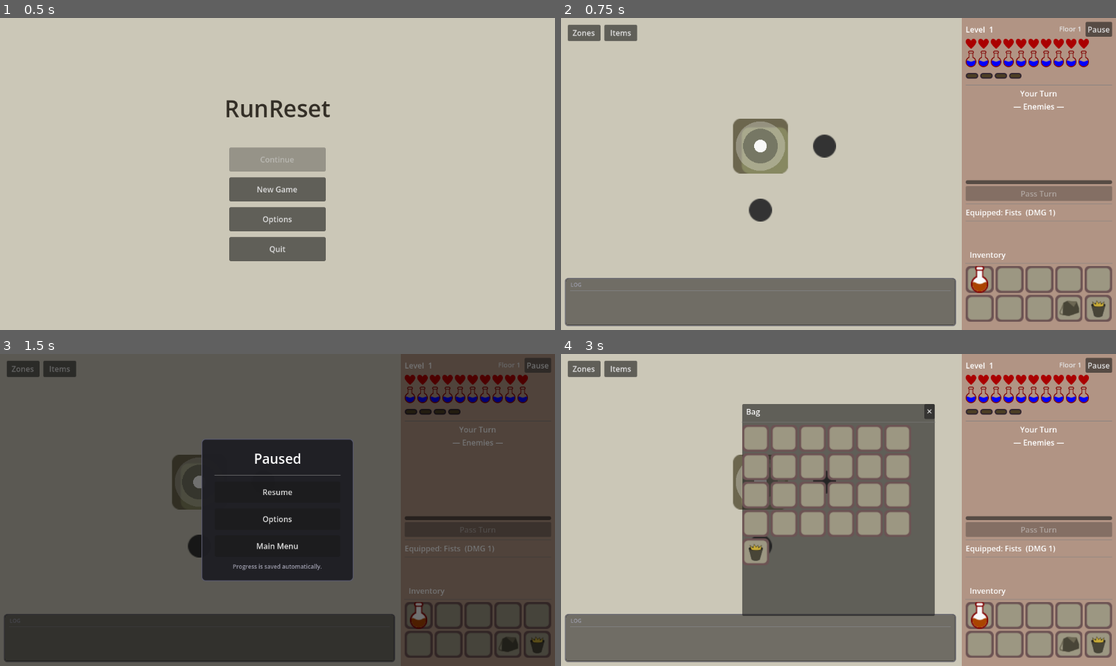
Above: before the commit, frames 1-4 (two rows, left to right).
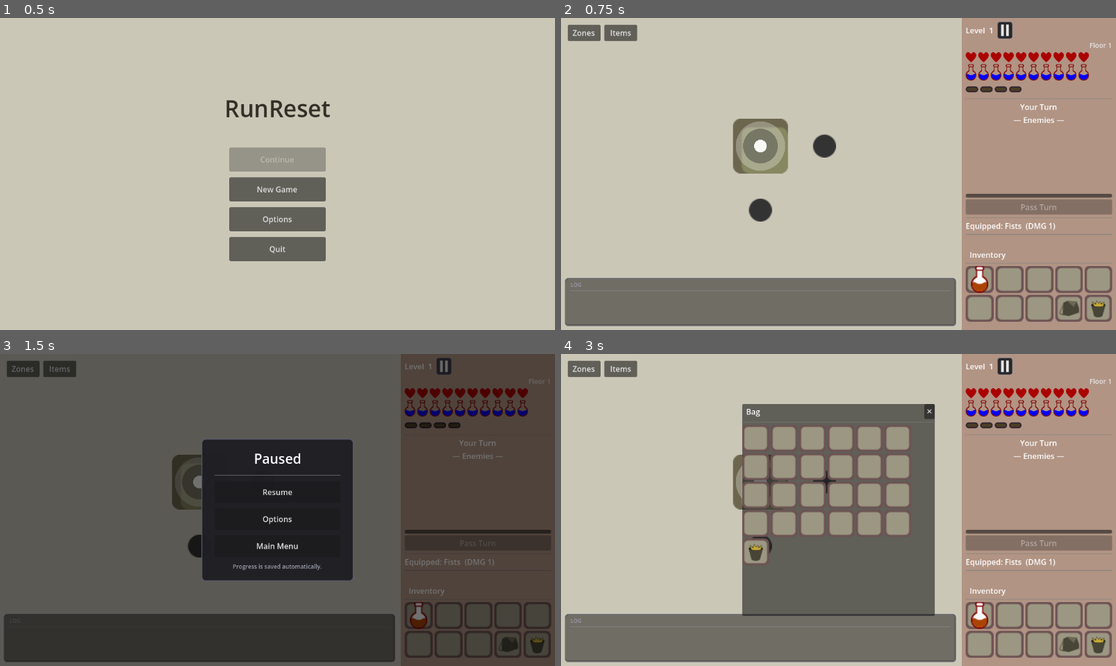
Above: after the commit, the same moments.

Repository: jiexdrop/run-reset
Game: Godot game, scene res://scenes/init.tscn
Same seed, same stepped clock (60 frames per second), same inputs: the game is played once before the commit and once after it.
Inputs (mouse positions are in pixels of both pictures, inside the frame that each line leads up to; where the layout moved, square brackets give the same spot in the first picture):
- Up to frame 1 (0.5 s): no input
- Up to frame 2 (0.75 s): click "New Game" at 0.5 s
- Up to frame 3 (1.5 s): click (444, 366) [538, 366] at 1.25 s
- Up to frame 4 (3 s): click "Resume" at 2 s; click (1071, 644) at 2.75 s

Frame 1 is identical in both runs. In frame 2, 5.5% of the frame differs, in the area x 72-100%, y 1-70%; in frame 3, 2.9%; in frame 4, 5.5%.

Commit message:
pause button changes

Diff:
--- a/scenes/combat_ui.gd
+++ b/scenes/combat_ui.gd
@@ -6,6 +6,7 @@
 const ENERGY_EMPTY = preload("res://assets/ui/energy_empty.png")
 const EXP_FULL     = preload("res://assets/ui/exp_full.png")
 const EXP_EMPTY    = preload("res://assets/ui/exp_empty.png")
+const PAUSE_ICON   = preload("res://assets/ui/pause.png")
 const POISON_ICON        = preload("res://assets/ui/poison.png")
 const FROZEN_ICON        = preload("res://assets/ui/frozen.png")
 const ELECTRIFIED_ICON   = preload("res://assets/ui/energy_full.png")
@@ -154,6 +155,37 @@
 	var row := level_label.get_parent()
 	if row == null:
 		return
+	# Second line under the level row: effect badge + floor/zone label, so
+	# the row can't overflow and clip the pause button.
+	var stats: Node = row.get_parent()
+	if stats == null:
+		return
+	var floor_row := HBoxContainer.new()
+	floor_row.name = "FloorRow"
+	floor_row.add_theme_constant_override("separation", 8)
+	stats.add_child(floor_row)
+	stats.move_child(floor_row, row.get_index() + 1)
+
+	# Line 1: LevelLabel ... PauseButton
+	var pause_btn := Button.new()
+	pause_btn.name = "PauseButton"
+	pause_btn.icon = PAUSE_ICON
+	pause_btn.tooltip_text = "Pause"
+	pause_btn.focus_mode = Control.FOCUS_NONE
+	pause_btn.custom_minimum_size = Vector2(30, 24)
+	pause_btn.add_theme_stylebox_override("normal", _make_pause_btn_style(Color(0.13, 0.13, 0.15, 0.95)))
+	pause_btn.add_theme_stylebox_override("hover", _make_pause_btn_style(Color(0.24, 0.24, 0.28, 0.98)))
+	pause_btn.add_theme_stylebox_override("pressed", _make_pause_btn_style(Color(0.07, 0.07, 0.09, 0.98)))
+	pause_btn.pressed.connect(_open_pause_menu)
+	row.add_child(pause_btn)
+
+	# Line 2: EffectBadge (moved out of the level row) ... FloorLabel
+	if effect_badge != null and is_instance_valid(effect_badge):
+		var badge_parent := effect_badge.get_parent()
+		if badge_parent != null:
+			badge_parent.remove_child(effect_badge)
+		floor_row.add_child(effect_badge)
+
 	var lbl := Label.new()
 	lbl.name = "FloorLabel"
 	lbl.text = _floor_display()
@@ -161,13 +193,22 @@
 	lbl.horizontal_alignment = HORIZONTAL_ALIGNMENT_RIGHT
 	lbl.add_theme_font_size_override("font_size", 14)
 	lbl.add_theme_color_override("font_color", Color(0.9, 0.9, 0.9))
-	row.add_child(lbl)
-	var pause_btn := Button.new()
-	pause_btn.name = "PauseButton"
-	pause_btn.text = "Pause"
-	pause_btn.focus_mode = Control.FOCUS_NONE
-	pause_btn.pressed.connect(_open_pause_menu)
-	row.add_child(pause_btn)
+	floor_row.add_child(lbl)
+
+
+## Dark rounded backing for the pause icon button (the bars themselves are
+## light, so they read against it).
+func _make_pause_btn_style(bg: Color) -> StyleBoxFlat:
+	var sb := StyleBoxFlat.new()
+	sb.bg_color = bg
+	sb.border_color = Color(0.35, 0.35, 0.42, 1.0)
+	sb.set_border_width_all(1)
+	sb.set_corner_radius_all(4)
+	sb.content_margin_left = 7
+	sb.content_margin_right = 7
+	sb.content_margin_top = 5
+	sb.content_margin_bottom = 5
+	return sb
 
 
 func refresh_stats() -> void:
Not shown, changed: assets/drawing.svg
Binary file changed: assets/ui/pause.png
